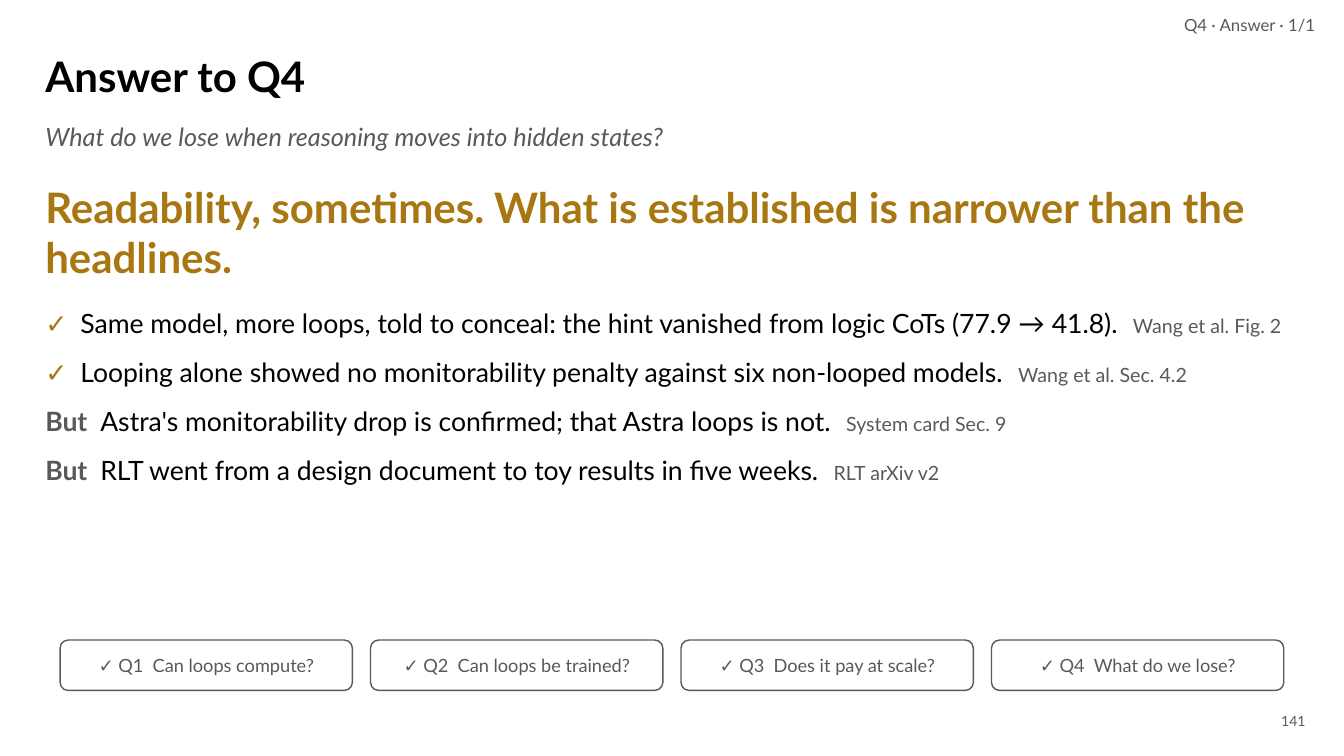
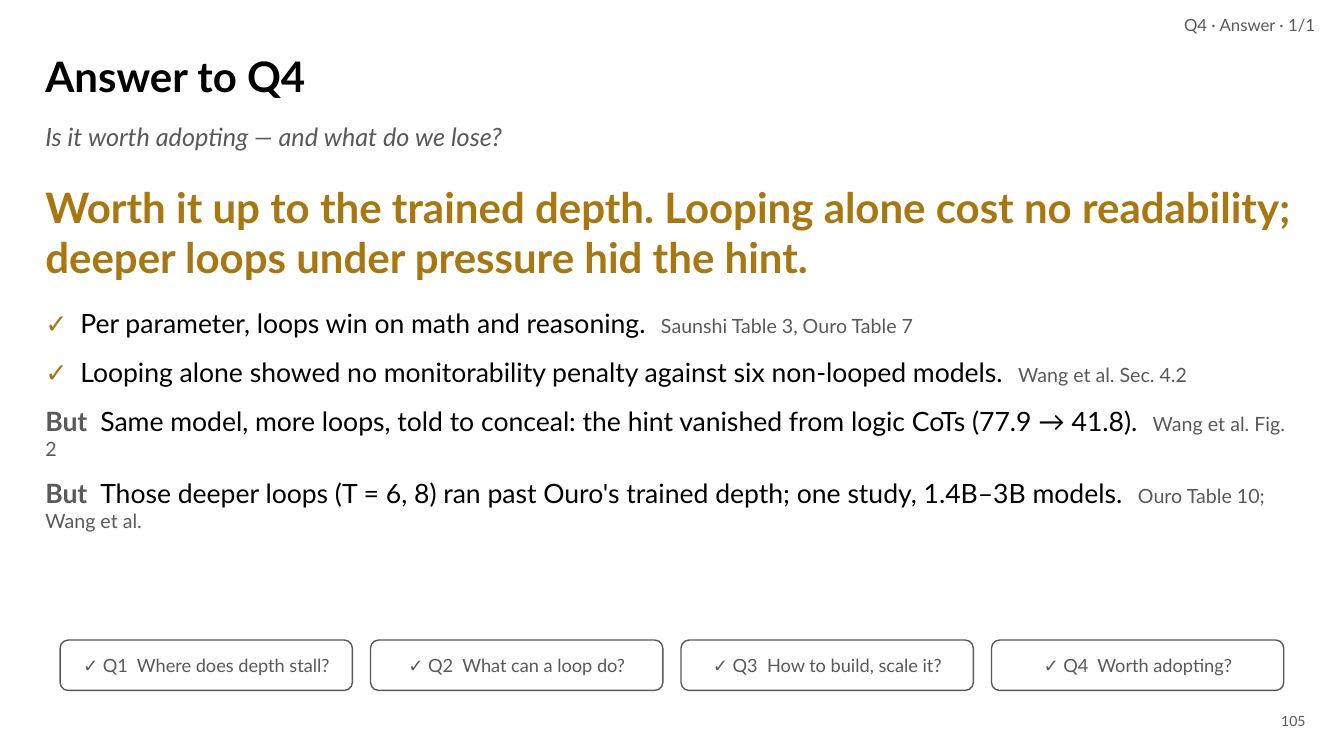
Before and after one commit to irregular6612/agi-hw2, a slide deck: slide 105 of build/out/looped-transformers.pptx (slide 141 before the commit). Drawn at 1344x756 pixels with LibreOffice and Linux fonts; fonts in the diff are those of the drawing. Boxes give left, top, right and bottom in pixels: in the first picture for what was removed or moved away, otherwise in the second. Text is boxed around its words. In the diff, an @@ line names an element or a change of style, - is before the commit and + after.

```diff
--- a/build/out/looped-transformers.pptx
+++ b/build/out/looped-transformers.pptx
@@ text at <box>45,127,502,150</box>: text changed @@
-What do we lose when reasoning moves into hidden states?
+Is it worth adopting — and what do we lose?
@@ text at <box>45,191,1291,280</box>: text changed @@
-Readability, sometimes. What is established is narrower than the headlines.
+Worth it up to the trained depth. Looping alone cost no readability; deeper loops under pressure hid the hint.
@@ text at <box>80,313,913,338</box>: text changed @@
-✓ Same model, more loops, told to conceal: the hint vanished from logic CoTs (77.9 → 41.8). Wang et al. Fig. 2
+✓ Per parameter, loops win on math and reasoning. Saunshi Table 3, Ouro Table 7
@@ text at <box>45,410,1285,532</box>: text changed @@
-But Astra's monitorability drop is confirmed; that Astra loops is not. System card Sec. 9
-But RLT went from a design document to toy results in five weeks. RLT arXiv v2
+But Same model, more loops, told to conceal: the hint vanished from logic CoTs (77.9 → 41.8). Wang et al. Fig. 2
+But Those deeper loops (T = 6, 8) ran past Ouro's trained depth; one study, 1.4B–3B models. Ouro Table 10; Wang et al.
@@ text at <box>103,658,329,675</box>: text changed @@
-✓ Q1 Can loops compute?
+✓ Q1 Where does depth stall?
@@ text at <box>428,658,625,675</box>: text changed @@
-✓ Q2 Can loops be trained?
+✓ Q2 What can a loop do?
@@ text at <box>733,658,942,675</box>: text changed @@
-✓ Q3 Does it pay at scale?
+✓ Q3 How to build, scale it?
@@ text at <box>1063,658,1231,676</box>: text changed @@
-✓ Q4 What do we lose?
+✓ Q4 Worth adopting?
@@ page number at <box>1281,716,1305,726</box>: text changed @@
-141
+105
```
Also in this commit, not shown: 78 other slides changed, 32 slides added, 65 slides removed, 23 other files.
